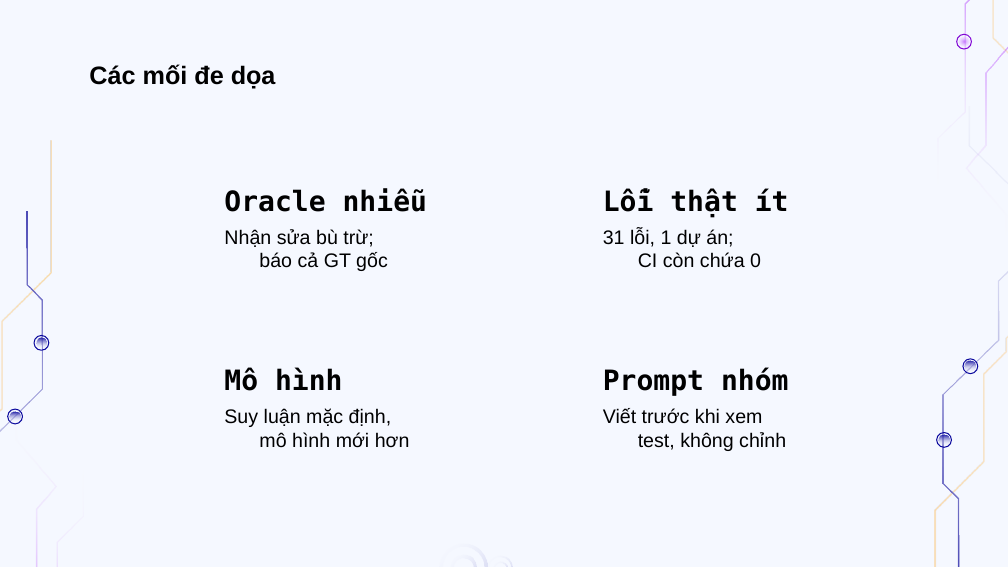
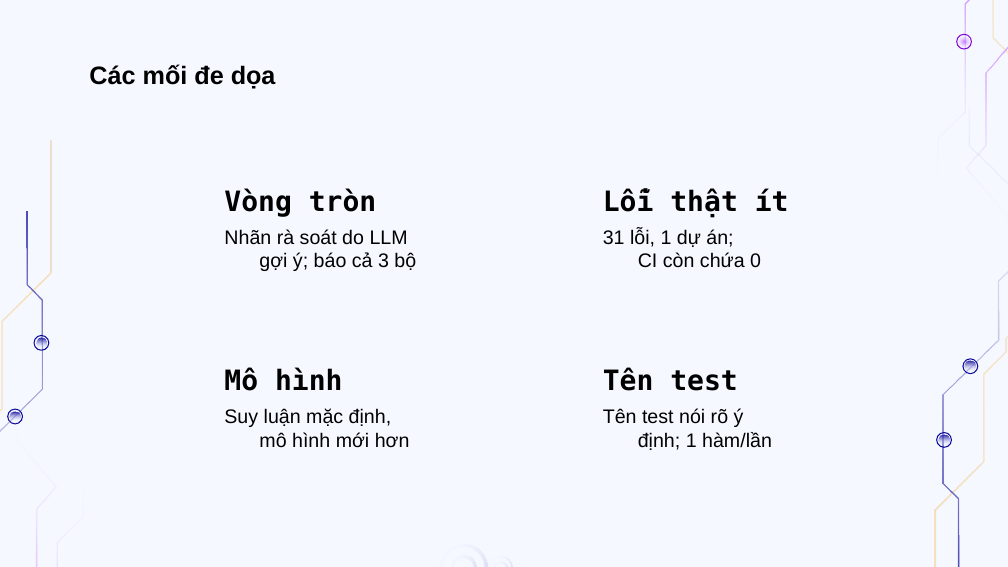
Before and after one commit to doanan293/grounded-or-guessed, a slide deck: slide 14 of docs/presentation/bao-cao-lan-2.pptx. Drawn at 1008x567 pixels with LibreOffice and Linux fonts; fonts in the diff are those of the drawing; background and template pictures are left out. Boxes give left, top, right and bottom in pixels: in the first picture for what was removed or moved away, otherwise in the second. Text is boxed around its words. In the diff, an @@ line names an element or a change of style, - is before the commit and + after.

```diff
--- a/docs/presentation/bao-cao-lan-2.pptx
+++ b/docs/presentation/bao-cao-lan-2.pptx
@@ subtitle at (224, 188, 377, 217): text changed @@
-Oracle nhiễu
+Vòng tròn
@@ subtitle at (224, 229, 416, 271): text changed @@
-Nhận sửa bù trừ;
-báo cả GT gốc
+Nhãn rà soát do LLM
+gợi ý; báo cả 3 bộ
@@ subtitle at (603, 367, 738, 391): text changed @@
-Prompt nhóm
+Tên test
@@ subtitle at (603, 408, 772, 450): text changed @@
-Viết trước khi xem
-test, không chỉnh
+Tên test nói rõ ý
+định; 1 hàm/lần
```
Also in this commit, not shown: 7 other slides changed, 11 other files.
